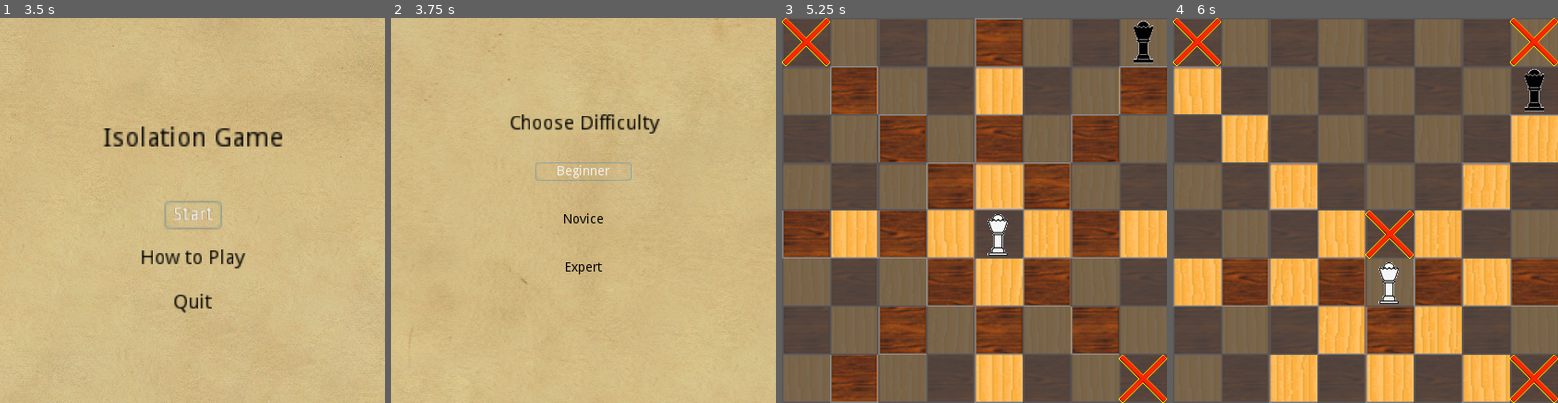
Above: before the commit, frames 1-4 (left to right).
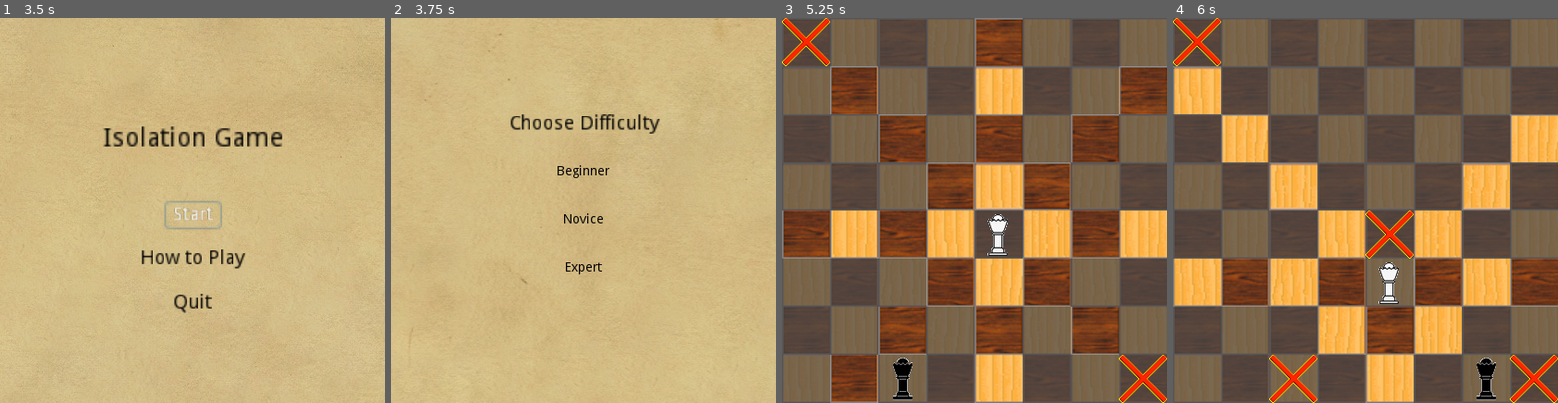
Above: after the commit, the same moments.

Repository: jmsato/IsolationGame
Game: Godot game, scene res://Scenes/Root.tscn
Same seed, same stepped clock (60 frames per second), same inputs: the game is played once before the commit and once after it.
Inputs (mouse positions are in pixels of both pictures, inside the frame that each line leads up to):
- Up to frame 1 (3.5 s): click "How to Play" at 0.5 s; click "Got it!" at 1.25 s; click "How to Play" at 2 s; click "Got it!" at 2.75 s
- Up to frame 2 (3.75 s): click "Start" at 3.5 s
- Up to frame 3 (5.25 s): click "Beginner" at 4.25 s; click (974, 218) at 5 s, where only the run after the commit has a clickable "Novice"
- Up to frame 4 (6 s): click (1365, 268) at 5.75 s, where only the run after the commit has a clickable "Expert"

Frame 1 is identical in both runs. In frame 2, 0.3% of the frame differs, in the area x 37-63%, y 37-43%; in frame 3, 0.8%; in frame 4, 4.1%, in the area x 25-100%, y 0-100%.

Commit message:
Different AI difficulties

Diff:
--- a/Scenes/Menus/DifficultyMenu.tscn
+++ b/Scenes/Menus/DifficultyMenu.tscn
@@ -11,11 +11,18 @@
 "_edit_use_anchors_": false
 }
 
-[node name="Background" type="Sprite" parent="."]
+[node name="Screen" type="Control" parent="."]
+margin_right = 40.0
+margin_bottom = 40.0
+__meta__ = {
+"_edit_use_anchors_": false
+}
+
+[node name="Background" type="Sprite" parent="Screen"]
 position = Vector2( 261.615, 144.092 )
 texture = ExtResource( 1 )
 
-[node name="Difficulty" type="Label" parent="."]
+[node name="Difficulty" type="Label" parent="Screen"]
 margin_left = 128.298
 margin_top = 104.385
 margin_right = 236.298
@@ -28,11 +35,14 @@
 "_edit_use_anchors_": false
 }
 
-[node name="Buttons" type="Control" parent="."]
+[node name="Buttons" type="Control" parent="Screen"]
 margin_right = 40.0
 margin_bottom = 40.0
+__meta__ = {
+"_edit_use_anchors_": false
+}
 
-[node name="Easy" type="Button" parent="Buttons"]
+[node name="Easy" type="Button" parent="Screen/Buttons"]
 margin_left = 156.0
 margin_top = 156.0
 margin_right = 260.0
@@ -44,7 +54,7 @@
 "_edit_use_anchors_": false
 }
 
-[node name="Medium" type="Button" parent="Buttons"]
+[node name="Medium" type="Button" parent="Screen/Buttons"]
 margin_left = 156.0
 margin_top = 208.0
 margin_right = 260.0
@@ -56,7 +66,7 @@
 "_edit_use_anchors_": false
 }
 
-[node name="Hard" type="Button" parent="Buttons"]
+[node name="Hard" type="Button" parent="Screen/Buttons"]
 margin_left = 156.0
 margin_top = 260.0
 margin_right = 260.0
@@ -67,6 +77,6 @@
 __meta__ = {
 "_edit_use_anchors_": false
 }
-[connection signal="pressed" from="Buttons/Easy" to="." method="_on_Easy_pressed"]
-[connection signal="pressed" from="Buttons/Medium" to="." method="_on_Medium_pressed"]
-[connection signal="pressed" from="Buttons/Hard" to="." method="_on_Hard_pressed"]
+[connection signal="pressed" from="Screen/Buttons/Easy" to="." method="_on_Easy_pressed"]
+[connection signal="pressed" from="Screen/Buttons/Medium" to="." method="_on_Medium_pressed"]
+[connection signal="pressed" from="Screen/Buttons/Hard" to="." method="_on_Hard_pressed"]
--- a/Scenes/Menus/HowToPlayMenu.tscn
+++ b/Scenes/Menus/HowToPlayMenu.tscn
@@ -38,6 +38,9 @@
 Each player is given a queen piece. The queen is allowed to move as it would in chess, so it can move any direction hor …(195 unchanged characters)…
 
 Starting with the player, the player and computer will take turns interchangeably with only one move at a time. The game ends when either the player or computer is unable to make a move."
+__meta__ = {
+"_edit_use_anchors_": false
+}
 
 [node name="Done" type="Button" parent="."]
 margin_left = 182.0
--- a/Scenes/Menus/MainMenu.tscn
+++ b/Scenes/Menus/MainMenu.tscn
@@ -5,6 +5,9 @@
 
 [node name="MainMenu" type="Control"]
 script = ExtResource( 1 )
+__meta__ = {
+"_edit_use_anchors_": false
+}
 
 [node name="Background" type="Sprite" parent="."]
 texture = ExtResource( 2 )
--- a/Scenes/Root.tscn
+++ b/Scenes/Root.tscn
@@ -1,8 +1,7 @@
-[gd_scene load_steps=4 format=2]
+[gd_scene load_steps=3 format=2]
 
 [ext_resource path="res://Scenes/Menus/MainMenu.tscn" type="PackedScene" id=1]
 [ext_resource path="res://Scenes/Menus/HowToPlayMenu.tscn" type="PackedScene" id=2]
-[ext_resource path="res://Scenes/Menus/DifficultyMenu.tscn" type="PackedScene" id=3]
 
 [node name="Root" type="Control"]
 __meta__ = {
@@ -17,6 +16,3 @@
 
 [node name="HowToPlay" parent="Menus" instance=ExtResource( 2 )]
 visible = false
-
-[node name="Difficulty" parent="Menus" instance=ExtResource( 3 )]
-visible = false
--- a/Scripts/AI.gd
+++ b/Scripts/AI.gd
@@ -32,14 +32,26 @@
 					sortArray[item2] = tempStore
 		return sortArray
 
+	static func uct(a, b):
+		var uctA = a.value / (a.visits + epsilon) + sqrt(log(a.visits+1) / (a.visits + epsilon)) + rand_range(0, 1) * epsilon
+		var uctB = b.value / (b.visits + epsilon) + sqrt(log(b.visits+1) / (b.visits + epsilon)) + rand_range(0, 1) * epsilon
+		if uctA < uctB:
+			return true
+		return false
+
 var isoState: IsolationState.State
 var root: MCTS_Node
 const epsilon = .000001
 var depth: int = 1
+var difficultyRatio: int = 0
 
 func init(state):
 	isoState = state
 	root = MCTS_Node.new(isoState, null)
+
+func setDifficulty(ratio):
+	difficultyRatio = ratio
+	print(difficultyRatio)
 
 func sortStates(sortArray):
 	var arraySize = sortArray.size() - 1
@@ -65,8 +77,8 @@
 	return self # may comment out later
 
 func selectChild():
-	var s = isoState.childNodes.sort()
-	#var s = childNodes.sort_custom(class(StateNode), "uct")
+	#var s = isoState.childNodes.sort()
+	var s = self.root.childNodes.sort_custom(MCTS_Node, "uct")
 	return s
 
 static func uct(a, b):
@@ -92,14 +104,14 @@
 func mcTreeSearch(rootState, itermax, _verbose = false):
 	var rootNode = newNode(null, null, rootState)
 	var tempNode
-	for _i in range(0, itermax):
+	for _i in range(0, itermax): #* difficultyRatio):
 		print("In for loop")
 		tempNode = rootNode
 		var tempState = rootState.clone()
 
 		#Select
 		print("In select step")
-		while tempNode.root.untriedMoves == [] and tempNode.root.childrenNodes != []:
+		while tempNode.root.untriedMoves == [] and tempNode.root.childNodes != []:
 			tempNode = tempNode.selectChild()
 			if tempNode.root.playerJustMoved == "player":
 				tempState.doMove("ai", tempNode.move)
@@ -118,13 +130,14 @@
 
 		#Rollout
 		print("In rollout step")
-		match tempState.playerJustMoved:
-			"ai":
-				var actions = tempState.getPlayerActions()
-				tempState.doMove("player", actions[randi() % actions.size()])
-			"player":
-				var actions = tempState.getAgentActions()
-				tempState.doMove("ai", actions[randi() % actions.size()])
+		for _j in range(0, difficultyRatio):
+			match tempState.playerJustMoved:
+				"ai":
+					var actions = tempState.getPlayerActions()
+					tempState.doMove("player", actions[randi() % actions.size()])
+				"player":
+					var actions = tempState.getAgentActions()
+					tempState.doMove("ai", actions[randi() % actions.size()])
 
 		#Backpropogate
 		print("In backpropogate step")
--- a/Scripts/Board.gd
+++ b/Scripts/Board.gd
@@ -19,10 +19,10 @@
 func _ready():
 	generateTiles() #Generates the tiles of the board
 	generatePlayers() #Generates the queen players
-	Player = get_node("/root/Game/Board/QueenW")
-	Agent = get_node("/root/Game/Board/QueenB")
-	currentStateNode = get_node("/root/Game/CurrentState")
-	ai = get_node("/root/Game/AI")
+	Player = get_node("/root/Game/Board/QueenW")#Player = get_node("/root/Difficulty/Game/Board/QueenW")#Player = get_node("/root/Root/Menus/Difficulty/Game/Board/QueenW")
+	Agent = get_node("/root/Game/Board/QueenB")#Agent = get_node("/root/Difficulty/Game/Board/QueenB")#Agent = get_node("/root/Root/Menus/Difficulty/Game/Board/QueenB")
+	currentStateNode = get_node("/root/Game/CurrentState")#currentStateNode = get_node("/root/Difficulty/Game/CurrentState")#currentStateNode = get_node("/root/Root/Menus/Difficulty/Game/CurrentState")
+	ai = get_node("/root/Game/AI")#ai = get_node("/root/Difficulty/Game/AI")#ai = get_node("/root/Root/Menus/Difficulty/Game/AI")
 	currentState = currentStateNode.State.new()
 	currentState.init()
 	ai.init(currentState)
--- a/Scripts/DifficultyMenu.gd
+++ b/Scripts/DifficultyMenu.gd
@@ -1,14 +1,30 @@
 extends Control
+
+var game = preload("res://Scenes/Board/Board.tscn").instance()
 
 # Called when the node enters the scene tree for the first time.
 func _ready():
-	get_node("Buttons/Easy").grab_focus()
+	#get_node("Screen/Buttons/Easy").grab_focus()
+	#get_node("Game").set_mouse_filter(Control.MOUSE_FILTER_IGNORE)
+	print("Ignoring")
+
 
 func _on_Easy_pressed():
-	get_tree().change_scene("res://Scenes/Board/Board.tscn")
+#	get_node("Screen").visible = false
+#	get_node("Game").visible = true
+#	get_node("Game/AI").setDifficulty(1)
+#	get_node("Game").set_mouse_filter(Control.MOUSE_FILTER_STOP)
+#	print("Stopping")
+	#get_tree().change_scene("res://Scenes/Board/Board.tscn")
+	get_tree().get_root().add_child(game)
+	get_node("/root/Game/AI").setDifficulty(1)
 
 func _on_Medium_pressed():
-	get_tree().change_scene("res://Scenes/Board/Board.tscn")
+	get_tree().get_root().add_child(game)
+	get_node("/root/Game/AI").setDifficulty(5)
+#	get_tree().change_scene("res://Scenes/Board/Board.tscn")
 
 func _on_Hard_pressed():
-	get_tree().change_scene("res://Scenes/Board/Board.tscn")
+	get_tree().get_root().add_child(game)
+	get_node("/root/Game/AI").setDifficulty(30)
+#	get_tree().change_scene("res://Scenes/Board/Board.tscn")
--- a/Scripts/IsolationState.gd
+++ b/Scripts/IsolationState.gd
@@ -134,6 +134,6 @@
 		return score
 
 	func didPlayerWin():
-		if playerJustMoved.match("agent"):
-			return false
-		return true
+		if playerJustMoved.match("agent") && getAgentActions().size() == 0:
+			return true
+		return false
